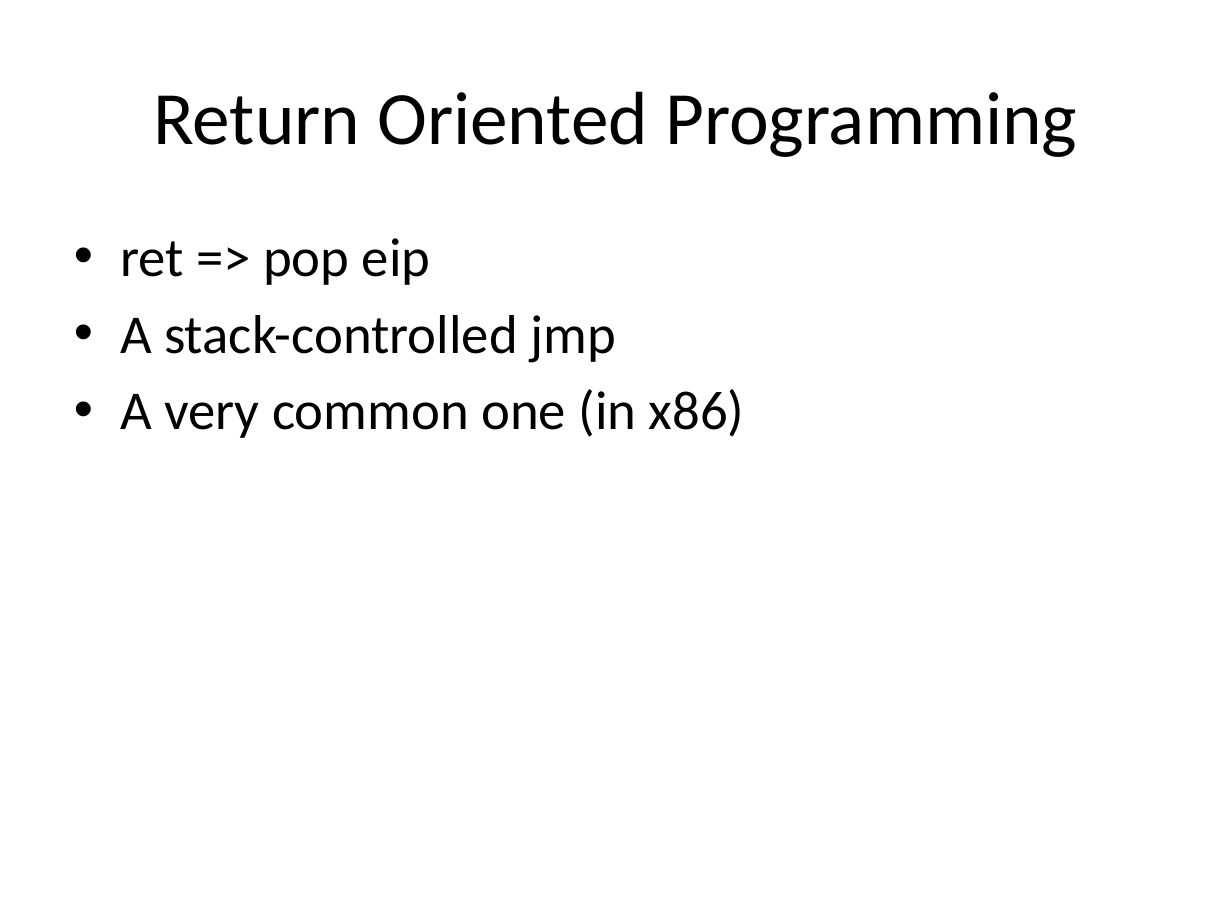
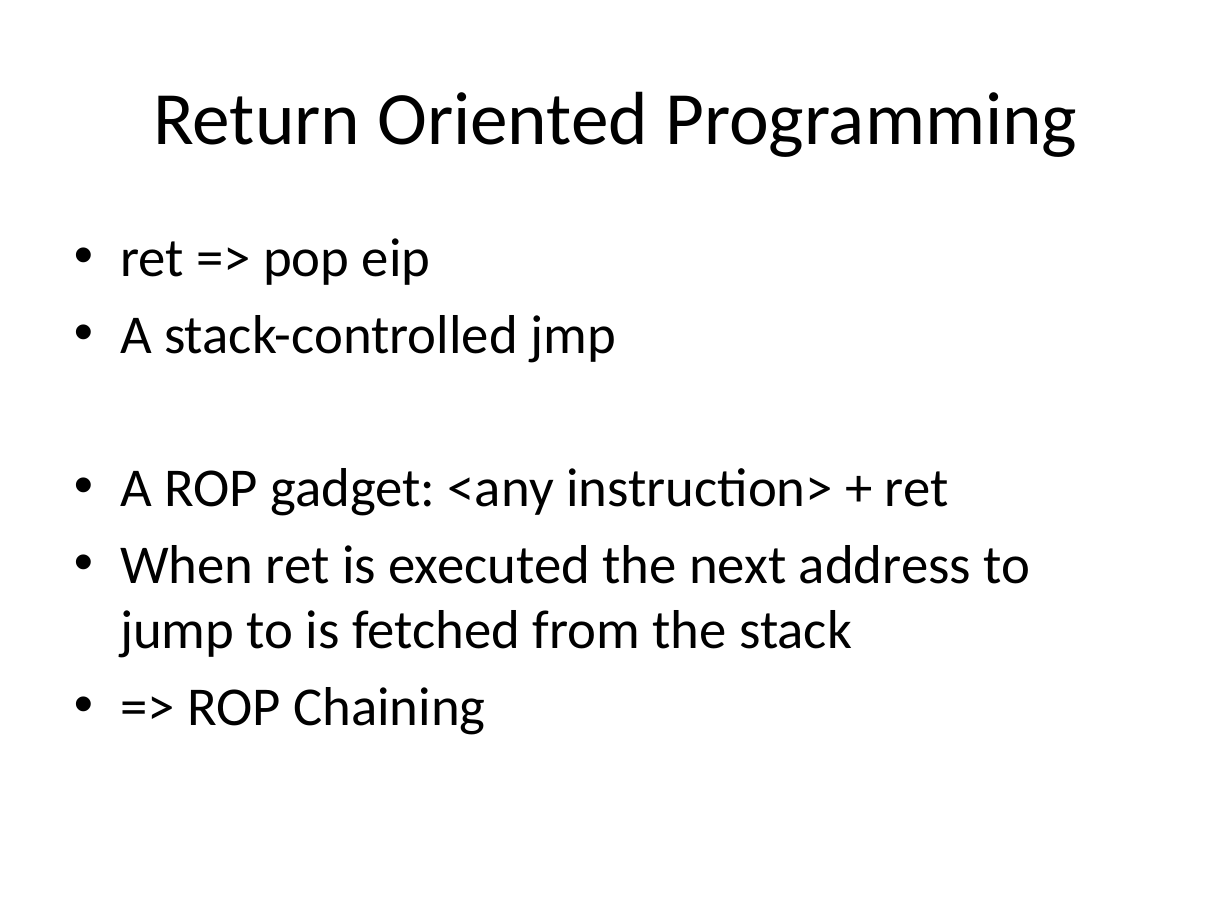
Before and after one commit to m0t/liatioan, a slide deck: slide 5 of slides-2.pptx (slide 4 before the commit). Drawn at 1232x924 pixels with LibreOffice and Linux fonts; fonts in the diff are those of the drawing. Boxes give left, top, right and bottom in pixels: in the first picture for what was removed or moved away, otherwise in the second. Text is boxed around its words. In the diff, an @@ line names an element or a change of style, - is before the commit and + after.

Commit message:
more

```diff
--- a/slides-2.pptx
+++ b/slides-2.pptx
@@ text at (120, 468, 1030, 735): text changed @@
-• A very common one (in x86)
+• A ROP gadget: <any instruction> + ret
+• When ret is executed the next address to jump to is fetched from the stack
+• => ROP Chaining
```
Also in this commit, not shown: 4 other slides changed, 6 slides added, 2 slides removed.
